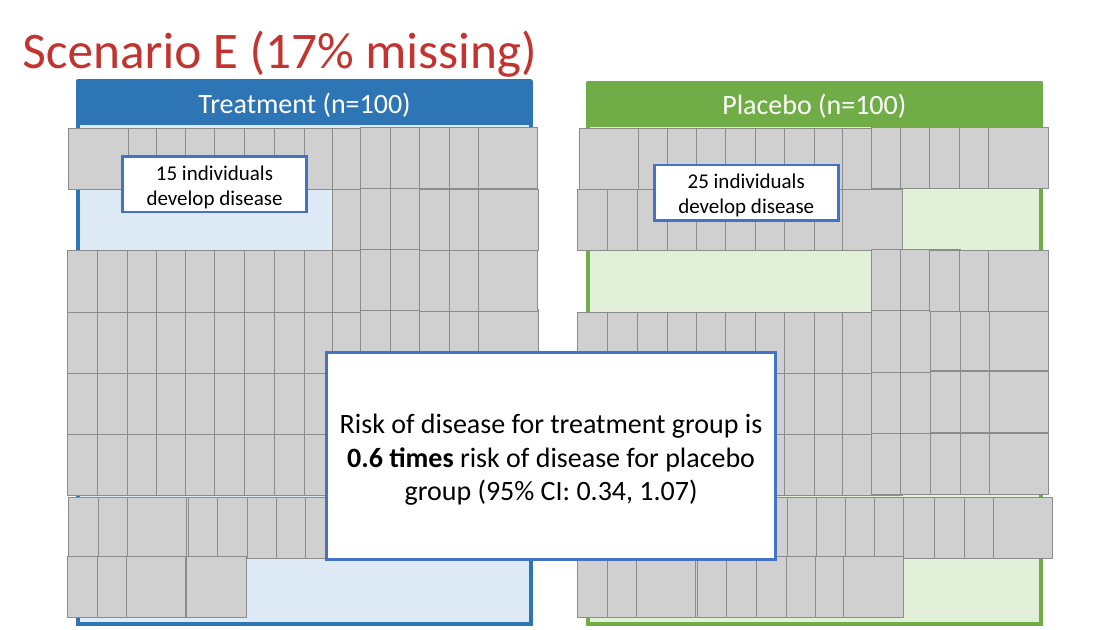
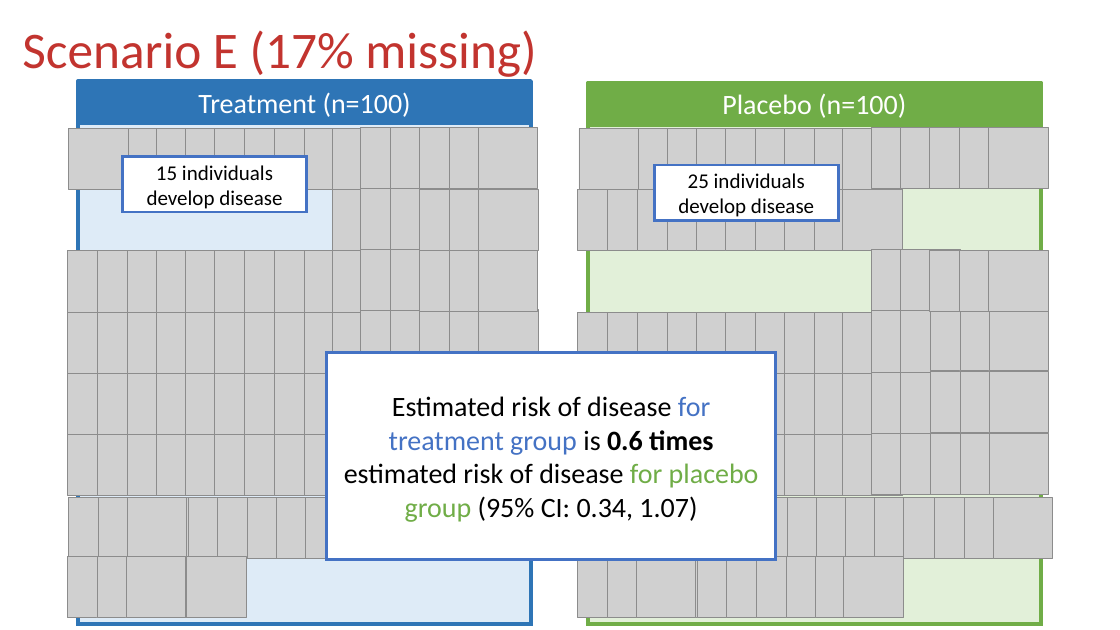
Before and after one commit to nwakim/BSTA_513_26S, a slide deck: slide 23 of docs/lessons/17_Missing_data/17_Missing_data.pptx (slide 28 before the commit). Drawn at 1120x630 pixels with LibreOffice and Linux fonts; fonts in the diff are those of the drawing; grey boxes stand for pictures. Boxes give left, top, right and bottom in pixels: in the first picture for what was removed or moved away, otherwise in the second. Text is boxed around its words. In the diff, an @@ line names an element or a change of style, - is before the commit and + after.

Commit message:
adding missing data

```diff
--- a/docs/lessons/17_Missing_data/17_Missing_data.pptx
+++ b/docs/lessons/17_Missing_data/17_Missing_data.pptx
@@ text in rectangle at [344, 396, 759, 522]: text changed @@
-Risk of disease for treatment group is 0.6 times risk of disease for placebo group (95% CI: 0.34, 1.07)
+Estimated risk of disease for treatment group is 0.6 times estimated risk of disease for placebo group (95% CI: 0.34, 1.07)
```
Also in this commit, not shown: 19 other slides changed, 5 slides removed, 12 other files.
